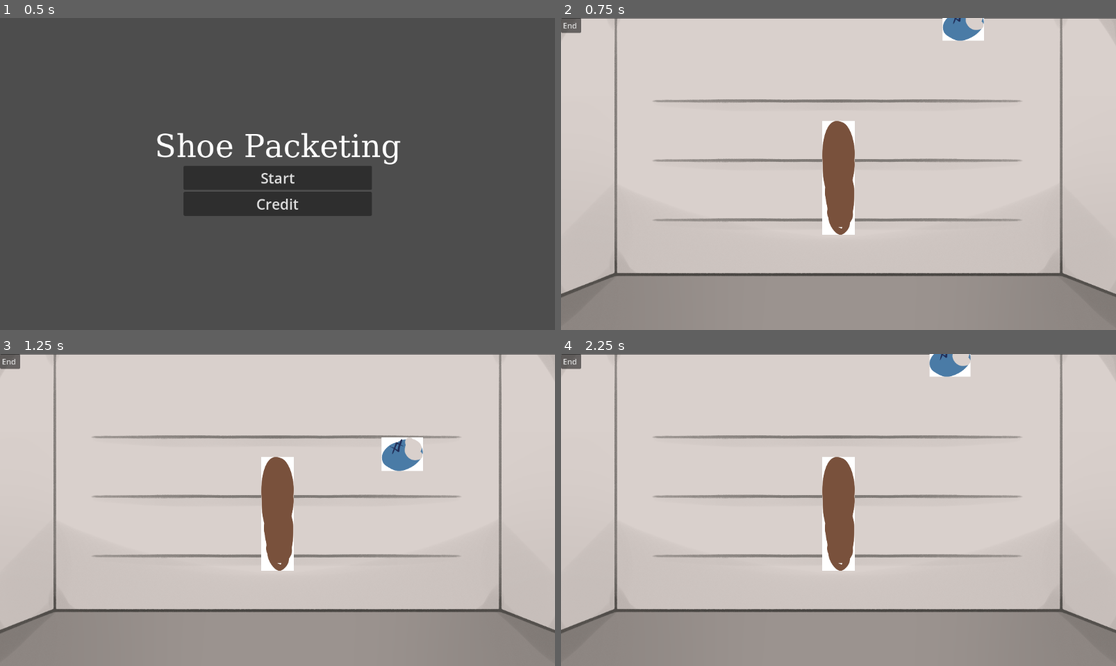
Above: before the commit, frames 1-4 (two rows, left to right).
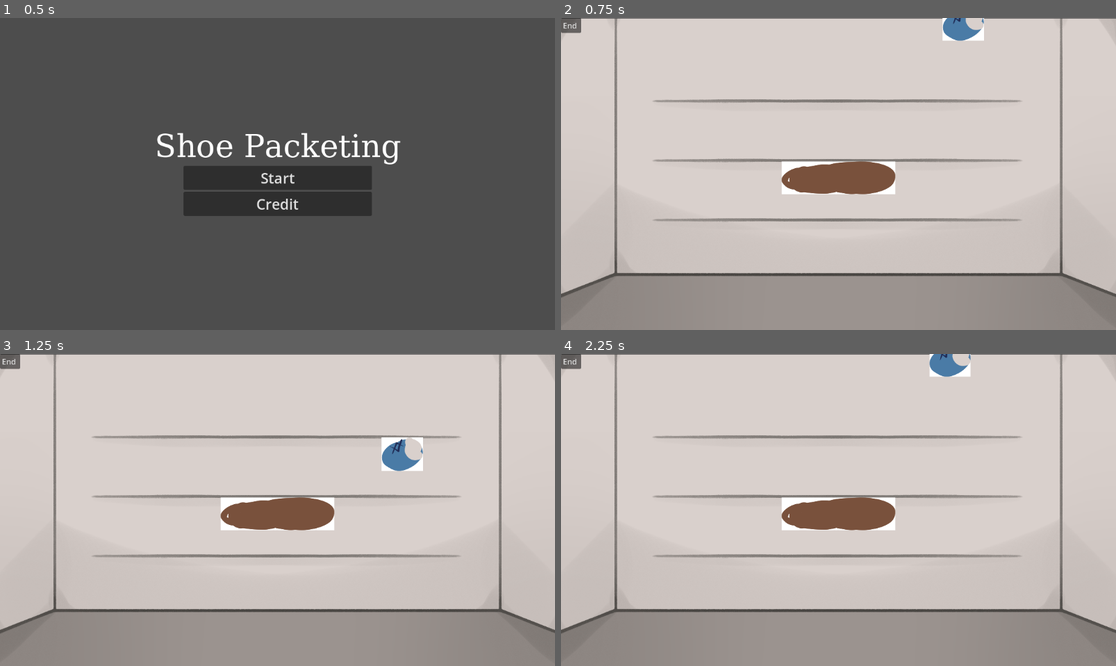
Above: after the commit, the same moments.

Repository: lophtix/winter-game-jam-2024
Game: Godot game, scene res://Scenes/Engine.tscn
Same seed, same stepped clock (60 frames per second), same inputs: the game is played once before the commit and once after it.
Inputs:
- Up to frame 1 (0.5 s): no input
- Up to frame 2 (0.75 s): click "Start" at 0.5 s
- Up to frame 3 (1.25 s): no input
- Up to frame 4 (2.25 s): click "End" at 1.25 s; click "Start" at 2 s

Frame 1 is identical in both runs. In frame 2, 3.1% of the frame differs, in the area x 39-61%, y 32-70%; in frame 3, 3.1%; in frame 4, 3.1%.

Commit message:
Bat mechanic

Diff:
--- a/godot/Scenes/Bat.tscn
+++ b/godot/Scenes/Bat.tscn
@@ -6,7 +6,12 @@
 [sub_resource type="RectangleShape2D" id="RectangleShape2D_yi10k"]
 size = Vector2(172, 588)
 
-[node name="Bat" type="Area2D"]
+[sub_resource type="CapsuleShape2D" id="CapsuleShape2D_qb77v"]
+radius = 90.0
+height = 450.0
+
+[node name="Bat" type="StaticBody2D"]
+rotation = 1.5708
 scale = Vector2(0.4, 0.4)
 script = ExtResource("1_axv60")
 
@@ -16,3 +21,9 @@
 [node name="CollisionShape2D" type="CollisionShape2D" parent="."]
 position = Vector2(-2, -3)
 shape = SubResource("RectangleShape2D_yi10k")
+
+[node name="Area2D" type="Area2D" parent="."]
+
+[node name="CollisionShape2D" type="CollisionShape2D" parent="Area2D"]
+position = Vector2(-2.5, -72.5)
+shape = SubResource("CapsuleShape2D_qb77v")
--- a/godot/Scripts/Bat.gd
+++ b/godot/Scripts/Bat.gd
@@ -1,20 +1,33 @@
-extends Area2D
+extends StaticBody2D
 
 class_name Bat
 
 var currentShoe: Shoe = null
+var chargeMode = false
 
 func _ready():
-	connect("body_entered", on_body_entered)
-	connect("body_exited", on_body_exited)
+	$Area2D.connect("body_entered", on_body_entered)
+	$Area2D.connect("body_exited", on_body_exited)
 	pass
 
 func _input(event):
 	var is_left_click = event is InputEventMouseButton and event.button_index == MOUSE_BUTTON_LEFT
+	var is_left_click_down = is_left_click and event.pressed
+	var is_left_click_up = is_left_click and not event.pressed
 	var is_whack_down = event is InputEventKey and event.is_action_pressed("Whack")
-	if (is_left_click or is_whack_down) and currentShoe != null:
-		currentShoe.whack()
-		pass
+	var is_whack_up = event is InputEventKey and event.is_action_released("Whack")
+
+	if is_left_click_down or is_whack_down:
+		chargeMode = true
+		$CollisionShape2D.disabled = true
+
+	if is_left_click_up or is_whack_up:
+		chargeMode = false
+		$CollisionShape2D.disabled = false
+		var bodies: Array[Node2D] = $Area2D.get_overlapping_bodies()
+		for body in bodies:
+			if body is Shoe:
+				body.whack()
 
 func _process(_delta):
 	pass
Not shown: 1 places in godot/Scenes/Bat.tscn that only renumber resources
Not shown: 1 places in godot/Scenes/Engine.tscn that only renumber resources
